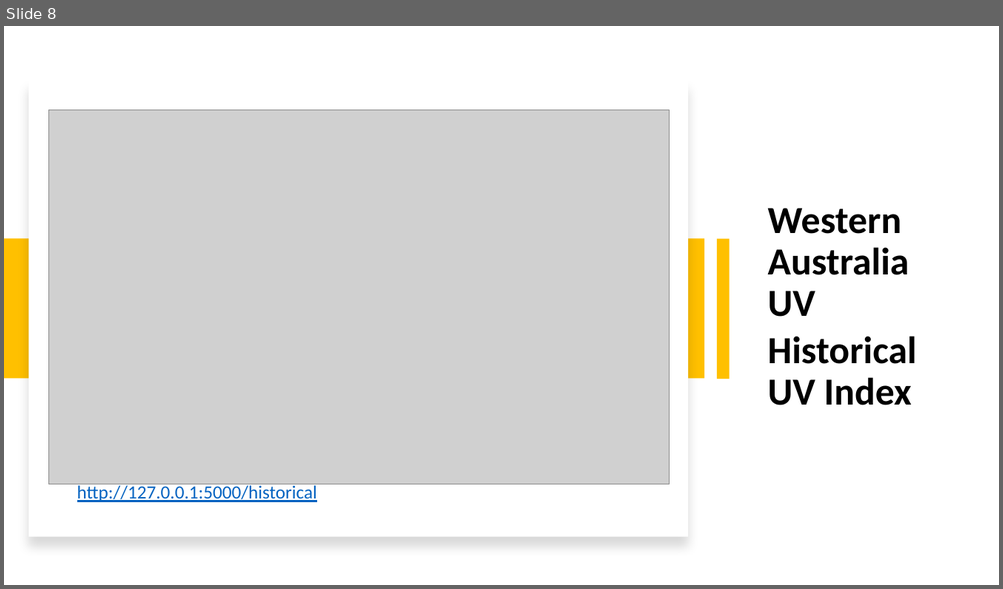
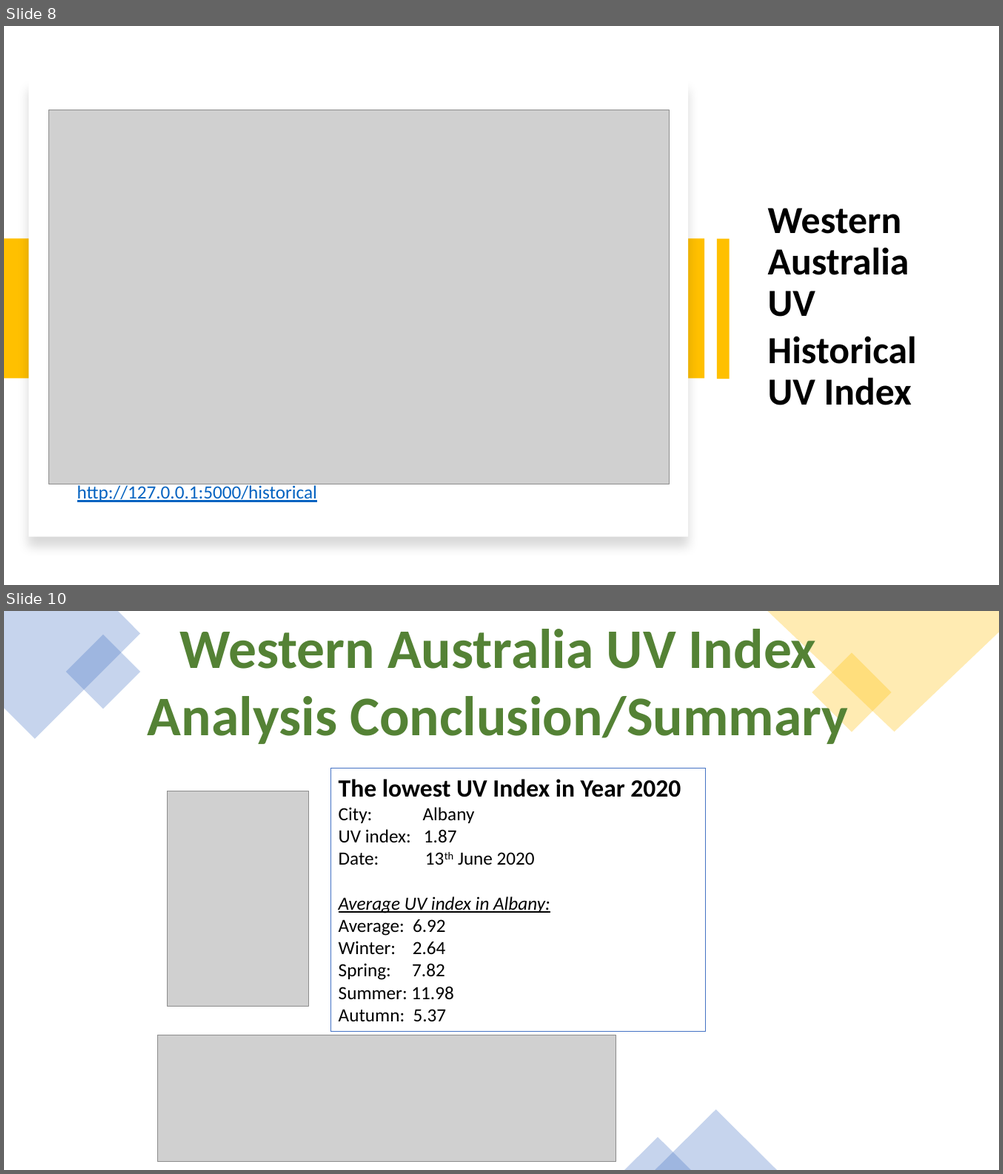
Before and after one commit to parastoorazavi/Data-Analytics-Project-2, a slide deck: Presentation.pptx. Shown one above the other, each under a label of ours: slide 8 before the commit, slides 8 and 10 after it; the slides between them are not shown. The pictures are 1003x589 and 1003x1174 pixels, drawn with LibreOffice and Linux fonts; fonts in the diff are those of the drawing; grey boxes stand for pictures. Boxes give left, top, right and bottom in pixels: in the first picture for what was removed or moved away, otherwise in the second. Text is boxed around its words. In the diff, an @@ line names an element or a change of style, - is before the commit and + after.

```diff
--- a/Presentation.pptx
+++ b/Presentation.pptx
@@ slide 10 added at bbox=[4, 611, 999, 1170], background #FFFFFF @@
@@ freeform shape added at bbox=[4, 611, 141, 739], fill #4472C4 at 30% opacity @@
@@ text added at bbox=[148, 622, 848, 744], 54 pt, text #548235, bold @@
+Western Australia UV Index
+Analysis Conclusion/Summary
@@ freeform shape added at bbox=[767, 611, 999, 732], fill #FFC000 at 30% opacity @@
@@ rectangle added at bbox=[66, 635, 141, 709], fill #4472C4 at 30% opacity @@
@@ rectangle added at bbox=[811, 653, 891, 732], fill #FFC000 at 30% opacity @@
@@ rectangle added at bbox=[331, 769, 706, 1032], outline #4472C4 0.75 pt, 18 pt, text #000000 @@
+The lowest UV Index in Year 2020
+City: Albany
+UV index: 1.87
+Date: 13th June 2020
+Average UV index in Albany:
+Average: 6.92
+Winter: 2.64
+Spring: 7.82
+Summer: 11.98
+Autumn: 5.37
@@ picture added at bbox=[168, 791, 309, 1006] @@
@@ picture added at bbox=[157, 1036, 615, 1162] @@
@@ triangle added at bbox=[654, 1111, 777, 1170], fill #4472C4 at 30% opacity @@
@@ triangle added at bbox=[625, 1138, 691, 1170], fill #4472C4 at 30% opacity @@
```
Also in this commit, not shown: 2 slides changed, 2 other slides added, 1 other file.
